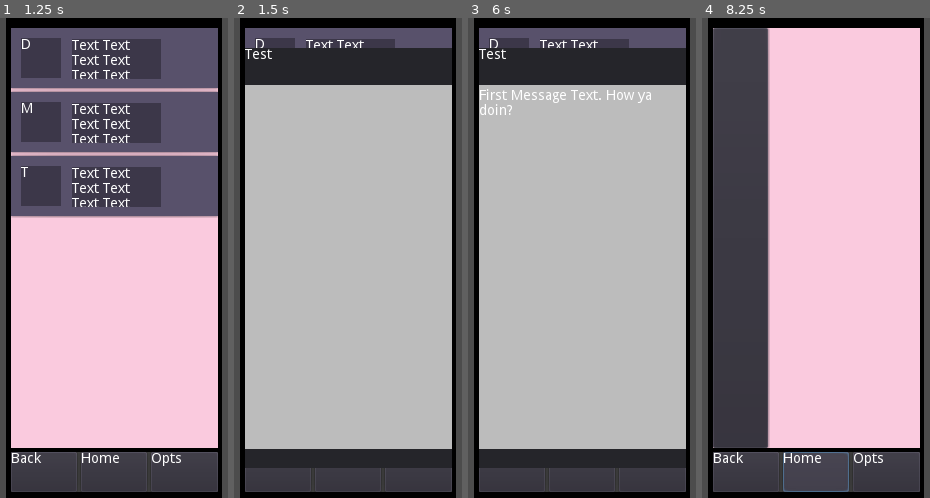
Above: before the commit, frames 1-4 (left to right).
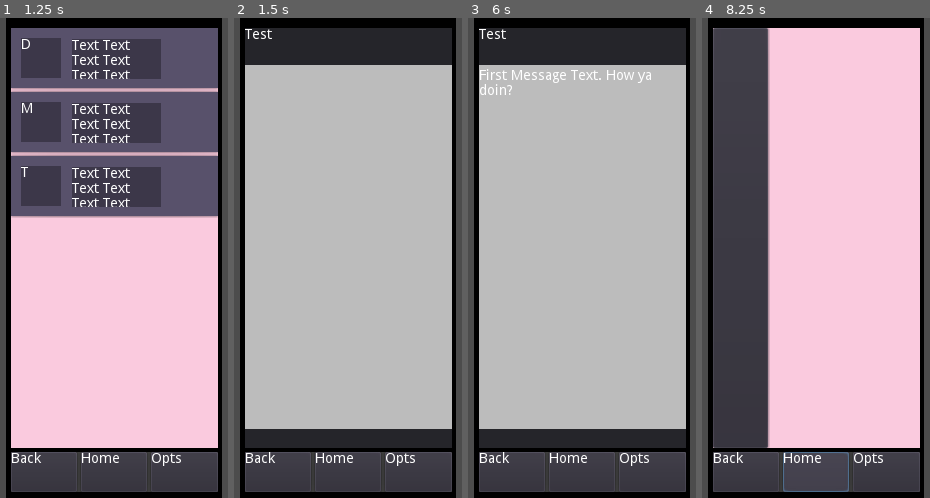
Above: after the commit, the same moments.

Repository: ThomasApplewhite/LexGame
Game: Godot game, scene res://Scripts_Scenes/PhoneScenes/PhoneControl/PhoneControl.tscn
Same seed, same stepped clock (60 frames per second), same inputs: the game is played once before the commit and once after it.
Inputs (mouse positions are in pixels of both pictures, inside the frame that each line leads up to):
- Up to frame 1 (1.25 s): click (38, 238) at 0.5 s
- Up to frame 2 (1.5 s): click (348, 56) at 1.25 s
- Up to frame 3 (6 s): click (582, 123) at 2.02 s; click (582, 186) at 2.77 s; click "Home" at 3.5 s; click "Opts" at 4.25 s; click (506, 238) at 5 s; click (582, 56) at 5.75 s
- Up to frame 4 (8.25 s): click (816, 123) at 6.52 s; click (816, 186) at 7.27 s; click "Home" at 8 s

Frame 1 is identical in both runs. In frame 2, 15% of the frame differs, in the area x 4-96%, y 2-94%; in frame 3, 16%; in frame 4, nothing differs.

Commit message:
Added a ConvoAppslateControl to TextMessengerAppSlate
ConversationAppSlates created by ConversationEntryNodes will be parented
to ConvoAppslateControl, rather than the ConversationEntryNodes
themselves, to make sure the ConversationAppSlate ends up in the right
spot.

Diff:
--- a/Scripts_Scenes/PhoneScenes/AppSlates/GameplayAppSlates/TextMessenger/ConversationAppSlate.tscn
+++ b/Scripts_Scenes/PhoneScenes/AppSlates/GameplayAppSlates/TextMessenger/ConversationAppSlate.tscn
@@ -90,7 +90,7 @@
 [node name="PromptControl" type="Control" parent="ContentControl/TextControl/TextVBoxContainer"]
 margin_top = 262.0
 margin_right = 207.0
-margin_bottom = 360.0
+margin_bottom = 359.0
 size_flags_horizontal = 3
 size_flags_vertical = 3
 size_flags_stretch_ratio = 3.0
--- a/Scripts_Scenes/PhoneScenes/AppSlates/GameplayAppSlates/TextMessenger/ConversationEntryNode.gd
+++ b/Scripts_Scenes/PhoneScenes/AppSlates/GameplayAppSlates/TextMessenger/ConversationEntryNode.gd
@@ -18,6 +18,8 @@
 const default_gsb_requirements = {}
 
 export(String) var message_button_initial
+export(NodePath) var conversation_appslate_anchor_path
+var conversation_appslate_anchor
 
 # needs to hold convo asset and convo slate type and convo slate itself
 export var conversation_resource : Resource
@@ -41,10 +43,13 @@
 var last_displayed_chunk_text : String = ""
 var last_displayed_chunk_index : int = -1
 
+func _ready():
+	conversation_appslate_anchor = get_node(conversation_appslate_anchor_path)
+
 func create_conversation_slate():
 	convo_slate = convo_slate_scene.instance()
 	convo_slate.initialize_convo_slate(conversation_resource, self, last_displayed_chunk_index)
-	add_child(convo_slate)
+	conversation_appslate_anchor.add_child(convo_slate)
 	convo_slate.start_convo_slate()
 
 func remove_conversation_slate():
--- a/Scripts_Scenes/PhoneScenes/AppSlates/GameplayAppSlates/TextMessenger/TextMessengerAppSlate.tscn
+++ b/Scripts_Scenes/PhoneScenes/AppSlates/GameplayAppSlates/TextMessenger/TextMessengerAppSlate.tscn
@@ -30,6 +30,7 @@
 
 [node name="DadConversationEntryNode" parent="." instance=ExtResource( 2 )]
 message_button_initial = "D"
+conversation_appslate_anchor_path = NodePath("../ConvoAppslateControl")
 conversation_resource = ExtResource( 4 )
 
 [node name="MomConversationEntryNode" parent="." instance=ExtResource( 2 )]
@@ -39,6 +40,17 @@
 [node name="TommyConversationEntryNode" parent="." instance=ExtResource( 2 )]
 message_button_initial = "T"
 conversation_resource = ExtResource( 4 )
+
+[node name="ConvoAppslateControl" type="Control" parent="."]
+anchor_left = 0.5
+anchor_top = 0.5
+anchor_right = 0.5
+anchor_bottom = 0.5
+margin_left = -103.5
+margin_top = -210.0
+margin_right = 103.5
+margin_bottom = 210.0
+mouse_filter = 2
 
 [connection signal="GameStoryBeatAdvanced" from="." to="DadConversationEntryNode" method="_on_game_story_beat_advanced"]
 [connection signal="GameStoryBeatAdvanced" from="." to="MomConversationEntryNode" method="_on_game_story_beat_advanced"]
Not shown, changed: Documentation/Phone/AppSlates/TextMessegeAppSlate/ConversationEntry.md
Not shown, changed: Documentation/Phone/AppSlates/TextMessegeAppSlate/TextMessengerAppSlate.md
